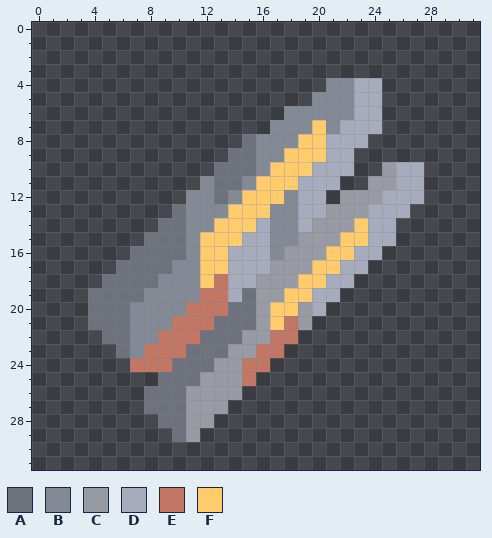
Edited in one commit: pixel-art sprite (sprites/items/steel-ammo.png). That is the earlier state.
The file is 32x32 pixels. Colours within 5 levels of each other are drawn and written as one.
Palette (. is transparent): A #6e727d  B #848996  C #989aa4  D #a6acbd  E #c27663  F #ffcb6b
Pixels before, first column x 4:
 4 .................BBDD...
 5 ................BBBDD...
 6 ..............BBBBBDD...
 7 .............BBBFBDDD...
 8 ...........ABBBFFDDD....
 9 ..........AABBFFFDD.....
10 .........AAABFFFDDD..CDD
11 ........BAABFFFDDD..CCDD
12 .......BBABFFFBDD.CCCDDD
13 ......ABBBFFFBBDDCCCDDD.
14 .....AABBFFFDBBDCCCFDD..
15 ....AAABFFFDDBBCCCFFDD..
16 ...AAAABFFDDDBCCCFFDD...
17 ..AAAABBFFDDDCCCFFDD....
18 .AAAABBBFEDDCCCFFDD.....
19 AAAABBBBEEDACCFFDD......
20 AAABBBBEEEAACFFCD.......
21 AAABBBEEEAAACFEC........
22 .AABBEEEAAACCEE.........
23 ..ABEEEAAACCEE..........
24 ...EEEAAACCEE...........
25 .....AAACCCE............
26 ....AAACCCC.............
27 ....AAACCC..............
28 .....AACC...............
29 ......AC................
The result:
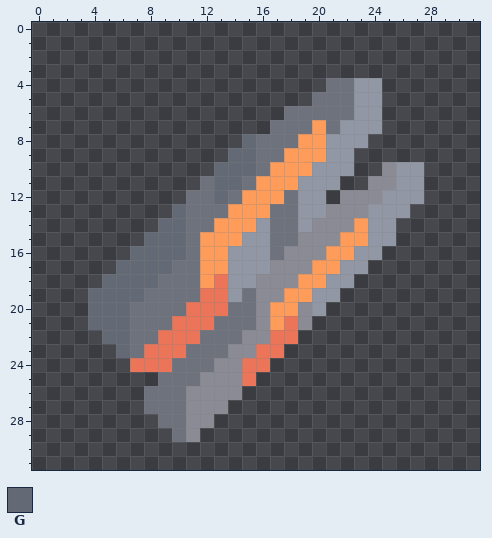
Colours new in this view: G #636975
Changes in this commit:
colour C: #989aa4 -> #8a8b94
colour D: #a6acbd -> #9297a6
colour E: #c27663 -> #ec7458
colour F: #ffcb6b -> #ff9c5a
y 4: x 21..22 BB -> AA
y 5: x 20..22 BBB -> AAA
y 6: x 18..22 BBBBB -> AAAAA
y 7: x 17..19 BBB -> AAA; x 21 B -> A
y 8: x 15..18 ABBB -> GAAA
y 9: x 14..17 AABB -> GGAA
y 10: x 13..16 AAAB -> GGGA
y 11: x 12..15 BAAB -> AGGA
y 12: x 11..14 BBAB -> AAGA; x 18 B -> A
y 13: x 10..13 ABBB -> GAAA; x 17..18 BB -> AA
y 14: x 9..12 AABB -> GGAA; x 17..18 BB -> AA
y 15: x 8..11 AAAB -> GGGA; x 17..18 BB -> AA
y 16: x 7..11 AAAAB -> GGGGA; x 17 B -> A
y 17: x 6..11 AAAABB -> GGGGAA
y 18: x 5..11 AAAABBB -> GGGGAAA
y 19: x 4..11 AAAABBBB -> GGGGAAAA
y 20: x 4..10 AAABBBB -> GGGAAAA
y 21: x 4..9 AAABBB -> GGGAAA
y 22: x 5..8 AABB -> GGAA
y 23: x 6..7 AB -> GA
